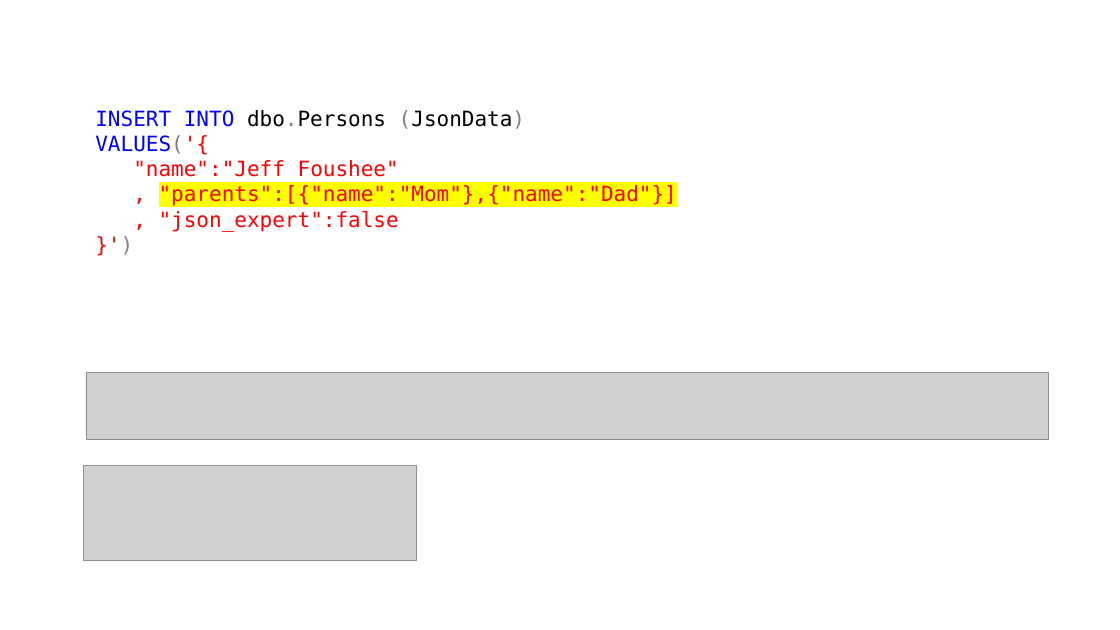
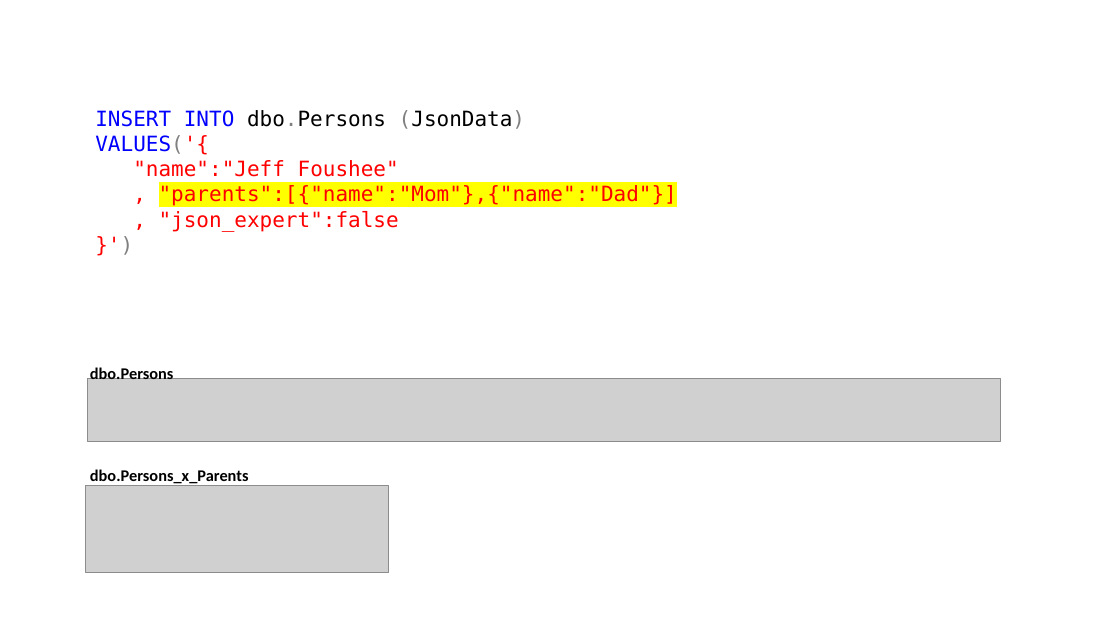
Before and after one commit to jbfoushee/MyPresentations, a slide deck: slide 86 of TSQL_JSON_Operators/TSQL_JSON_Operators.pptx. Drawn at 1120x630 pixels with LibreOffice and Linux fonts; fonts in the diff are those of the drawing; grey boxes stand for pictures. Boxes give left, top, right and bottom in pixels: in the first picture for what was removed or moved away, otherwise in the second. Text is boxed around its words. In the diff, an @@ line names an element or a change of style, - is before the commit and + after.

```diff
--- a/TSQL_JSON_Operators/TSQL_JSON_Operators.pptx
+++ b/TSQL_JSON_Operators/TSQL_JSON_Operators.pptx
@@ picture: place and size @@
-picture at [86,373,1049,439]
+picture at [87,379,1001,442]
@@ text added at [90,366,174,379], 14 pt, text #000000, bold @@
+dbo.Persons
@@ text added at [90,469,249,486], 14 pt, text #000000, bold @@
+dbo.Persons_x_Parents
@@ picture: place and size @@
-picture at [84,465,417,560]
+picture at [86,486,388,572]
```
Also in this commit, not shown: 13 other slides changed, 3 slides added, 9 other files.
